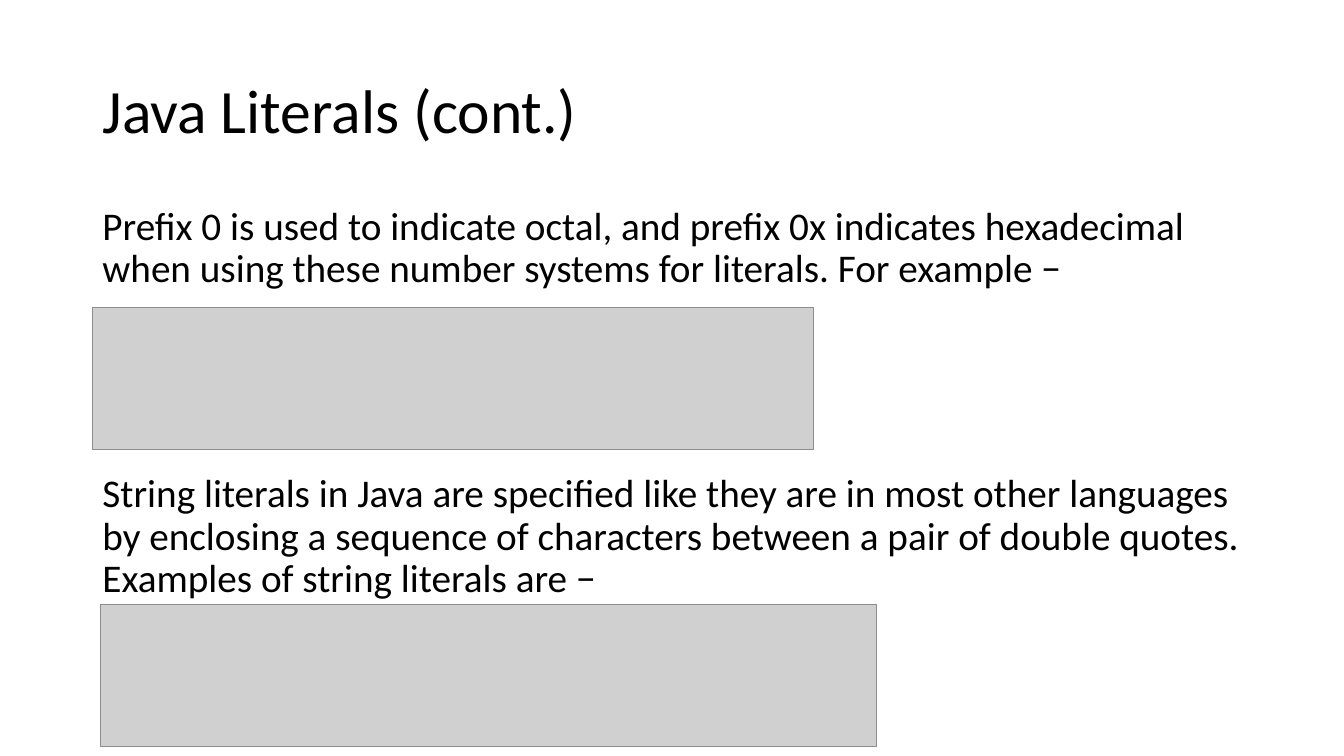
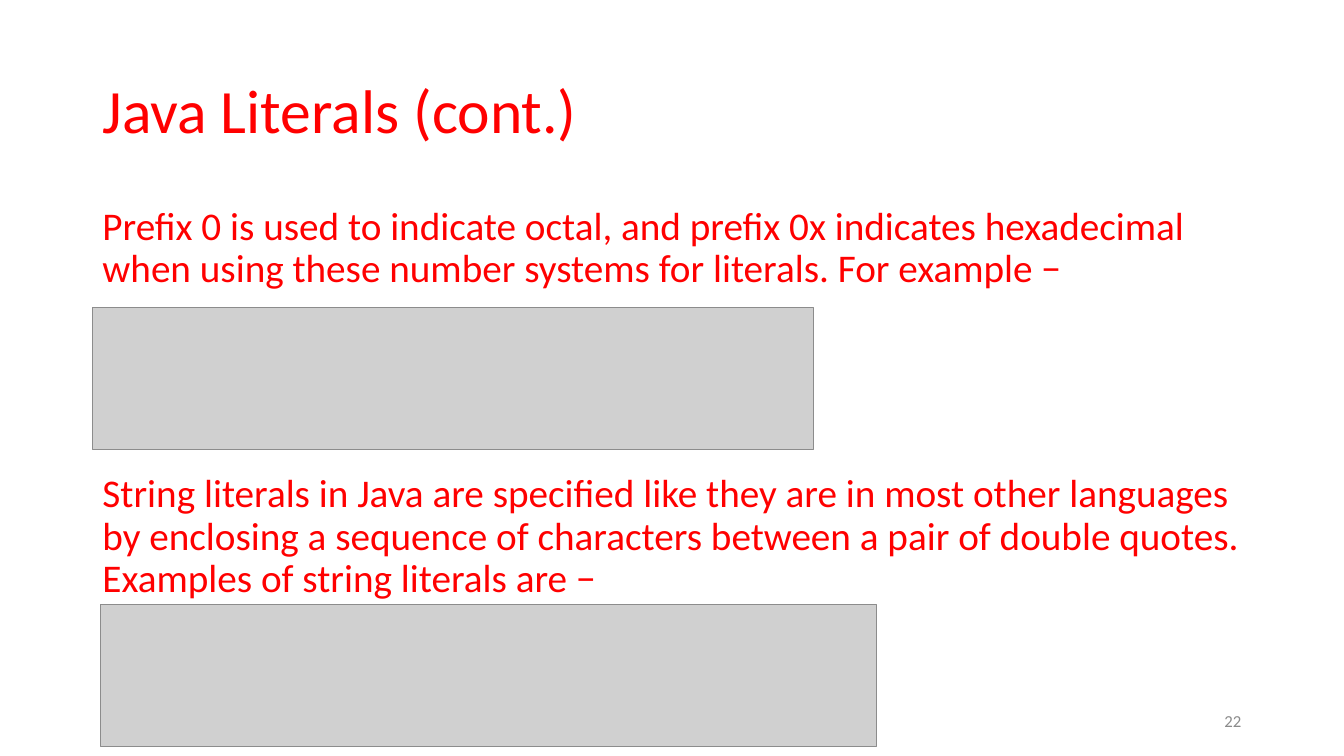
Before and after one commit to karzanosman/java, a slide deck: slide 22 of 01-Programming Fundamentals.pptx (slide 23 before the commit). Drawn at 1344x756 pixels with LibreOffice and Linux fonts; fonts in the diff are those of the drawing; grey boxes stand for pictures. Boxes give left, top, right and bottom in pixels: in the first picture for what was removed or moved away, otherwise in the second. Text is boxed around its words. In the diff, an @@ line names an element or a change of style, - is before the commit and + after.

```diff
--- a/01-Programming Fundamentals.pptx
+++ b/01-Programming Fundamentals.pptx
@@ title "Java Literals (cont.)" at [102,88,576,142]: text colour #000000 to #FF0000 @@
@@ text "Prefix 0 is used to ..." at [102,212,1238,599]: text colour #000000 to #FF0000 @@
@@ page number added at [1224,716,1241,727], 12 pt, text #8C8C8C @@
+22
```
Also in this commit, not shown: 32 other slides changed, 1 slide removed, 2 other files.
